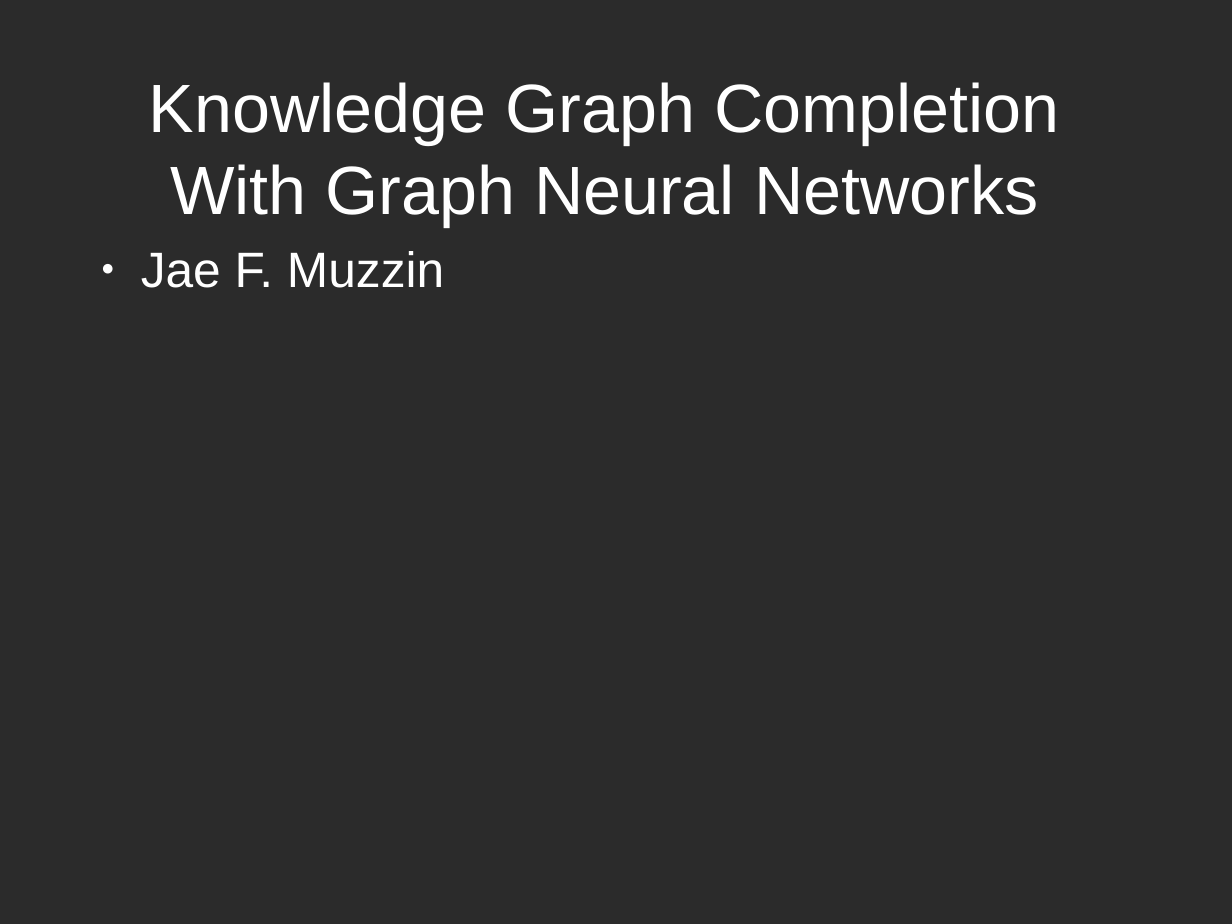
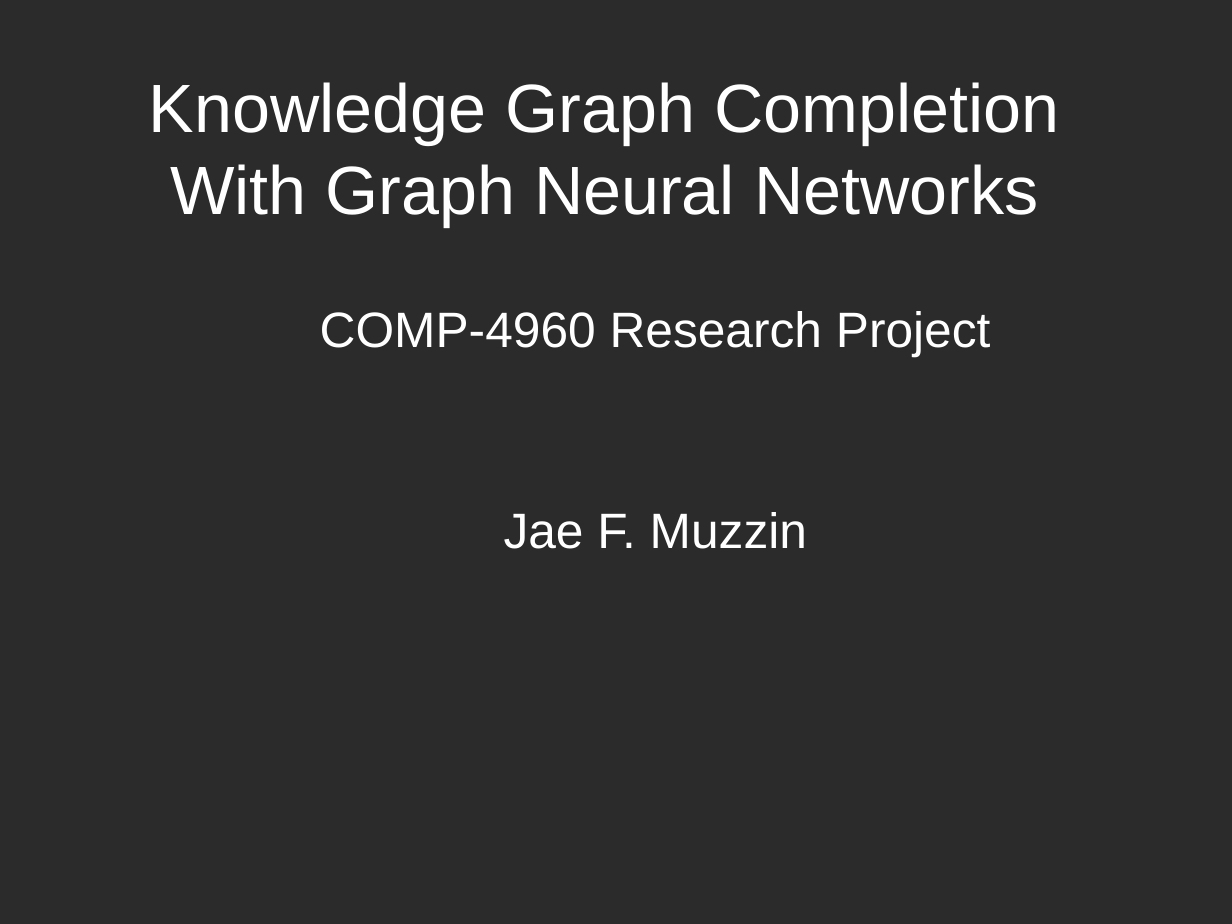
Before and after one commit to jaemuzzin/plagnn, a slide deck: slide 1 of presentation final.odp. Drawn at 1232x924 pixels with LibreOffice and Linux fonts; fonts in the diff are those of the drawing; background and template pictures are left out; a plain dark background stands for a picture behind light text. Boxes give left, top, right and bottom in pixels: in the first picture for what was removed or moved away, otherwise in the second. Text is boxed around its words. In the diff, an @@ line names an element or a change of style, - is before the commit and + after.

```diff
--- a/presentation final.odp
+++ b/presentation final.odp
@@ text at <box>320,311,991,357</box>: paragraph added @@
+COMP-4960 Research Project
@@ text at <box>504,512,807,549</box>: alignment left to centre; bullet ● to none @@
```
Also in this commit, not shown: 4 slides added, 1 other file.
